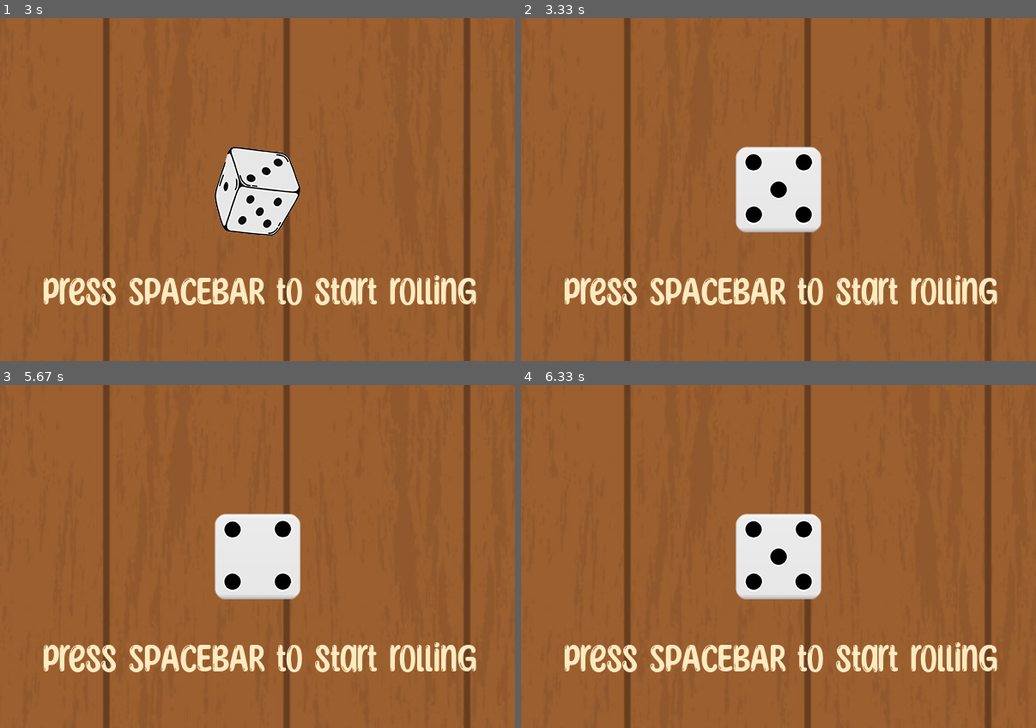
Above: before the commit, frames 1-4 (two rows, left to right).
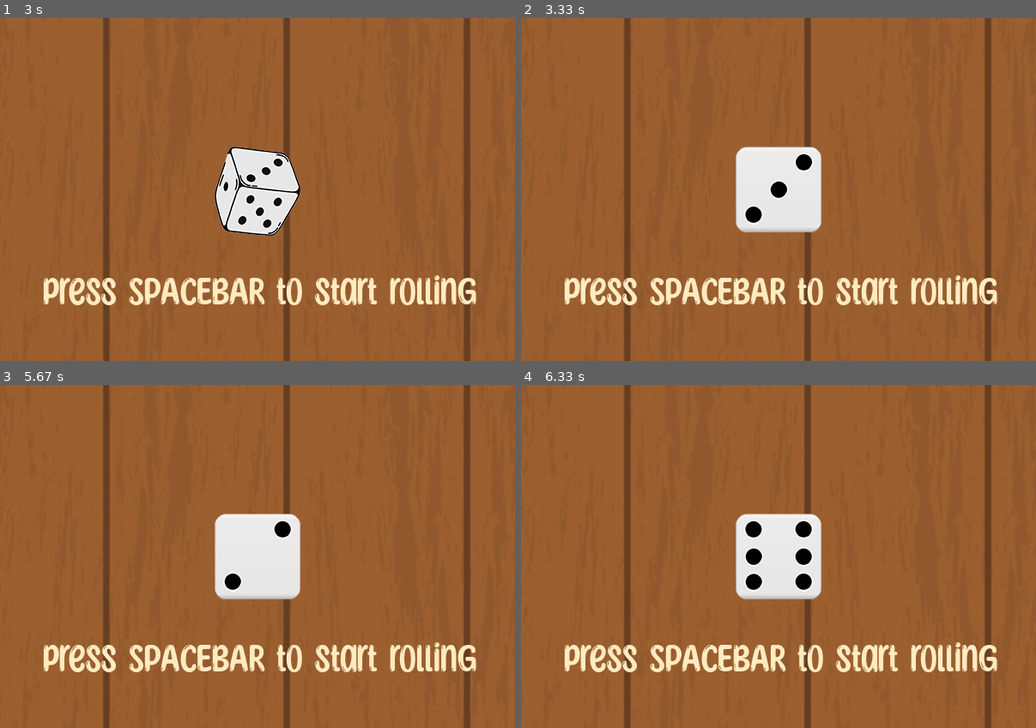
Above: after the commit, the same moments.

Repository: crazycodersonline/Dice-Roll-With-Pygame
Game: pygame game, started from dice_roll_stimulator.py
Two runs of this game, one before a commit and one after it. Both use one fixed random seed, a clock stepped at 60 frames per second and the inputs below.
Inputs:
- Up to frame 1 (3 s): tap Space at 0.33, 0.73, 1.03, 1.23, 1.57, 1.87, 2.07, 2.37, 2.63 s
- Up to frame 2 (3.33 s): no input
- Up to frame 3 (5.67 s): tap Space at 3.4, 3.8, 4.1, 4.87, 5.17, 5.37 s
- Up to frame 4 (6.33 s): tap Space at 5.67, 6.2 s

Frame 1 is identical in both runs. In frame 2, 0.3% of the frame differs, in the area x 43-57%, y 39-60%; in frame 3, 0.3%; in frame 4, 0.4%.

Commit message:
update python file with tutorial like code

Diff:
--- a/dice_roll_stimulator.py
+++ b/dice_roll_stimulator.py
@@ -8,62 +8,64 @@
 screen = pygame.display.set_mode((600, 400))
 pygame.display.set_caption("Dice Roll Stimulator")
 
-background_surf = pygame.image.load('graphics/background2.png')
+background_image = pygame.image.load('graphics/background2.png')
 font = pygame.font.Font('font/SunnyspellsRegular.otf', 50)
-start_text = font.render("press SPACEBAR to start rolling", True, (255, 235, 193))
+roll_message = font.render("press SPACEBAR to start rolling", True, (255, 235, 193))
 
-dice = []
-roll_animation_images = []
+dice_images = []
+dice_rolling_images = []
 
-# since there are 8 animation images
+# since there are 6 dice images
+for num in range(1, 7):
+    dice_image = pygame.image.load('graphics/dice/' + str(num) + '.png')
+    dice_images.append(dice_image)
+
+# since there are 8 rolling dice images
 for num in range(1, 9):
-    # since only six dice images
-    if num <= 6:
-        dice_image = pygame.image.load('graphics/dice/' + str(num) + '.png')
-        dice.append(dice_image)
+    dice_rolling_image = pygame.image.load('graphics/animation/roll' + str(num) + '.png')
+    dice_rolling_images.append(dice_rolling_image)
 
-    roll_animation_image = pygame.image.load('graphics/animation/roll' + str(num) + '.png')
-    roll_animation_images.append(roll_animation_image)
+rolling_aud = pygame.mixer.Sound('audio/roll_aud.mp3')
+rolling_stop_aud = pygame.mixer.Sound('audio/roll_stop_aud.mp3')
 
-roll_aud = pygame.mixer.Sound('audio/roll_aud.mp3')
-roll_stop_aud = pygame.mixer.Sound('audio/roll_stop_aud.mp3')
-
+is_rolling = False
+rolling_images_counter = 0
+dice_num_image = dice_images[0]
 first = True
-dice_num = dice[0]
-is_rolling = False
-rolling_counter = 0
 while True:
     for event in pygame.event.get():
         if event.type == pygame.QUIT:
             pygame.quit()
             exit()
+    screen.blit(background_image, (0, 0))
+    screen.blit(roll_message, (50, 300))
 
-    screen.blit(background_surf, (0, 0))
-    screen.blit(start_text, (50, 300))
+    key = pygame.key.get_pressed()
+    if key[pygame.K_SPACE] and is_rolling is False:
+        is_rolling = True
+        rolling_aud.play()
+        rand_num = random.randint(0, 5)
+        dice_num_image = dice_images[rand_num]
+        screen.blit(dice_rolling_images[rolling_images_counter], (250, 150))
+        rolling_images_counter += 1
+        first = True
 
-    keys = pygame.key.get_pressed()
-    if keys[pygame.K_SPACE] and not is_rolling:
-        is_rolling = True
-        roll_aud.play()
-        roll_num = random.randint(1, 6)
-        dice_num = dice[roll_num - 1]
-        first = True
-        screen.blit(roll_animation_images[rolling_counter], (250, 150))
-        rolling_counter += 1
+        # start rolling and calculate dice num
     else:
         if is_rolling:
-            screen.blit(roll_animation_images[rolling_counter], (250, 150))
-            rolling_counter += 1
-
-            if rolling_counter >= 8:
-                rolling_counter = 0
+            # showing rolling animation images
+            screen.blit(dice_rolling_images[rolling_images_counter], (250, 150))
+            rolling_images_counter += 1
+            if rolling_images_counter >= 8:
                 is_rolling = False
+                rolling_images_counter = 0
 
         else:
-            screen.blit(dice_num, (250, 150))
+            screen.blit(dice_num_image, (250, 150))
             if first:
-                roll_stop_aud.play()
+                rolling_stop_aud.play()
                 first = False
+            # show the dice which contains a number
 
     pygame.display.update()
     clock.tick(13)
